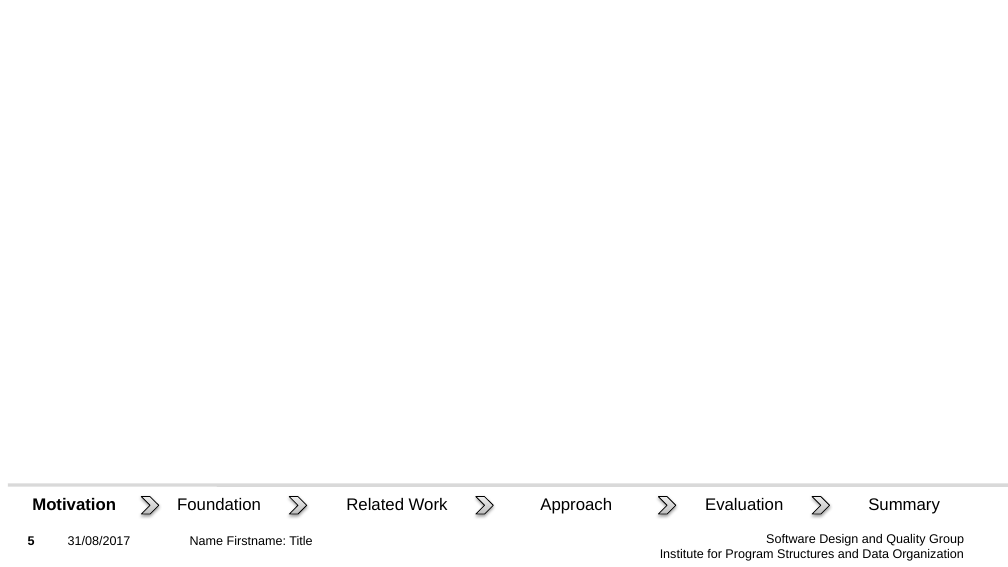
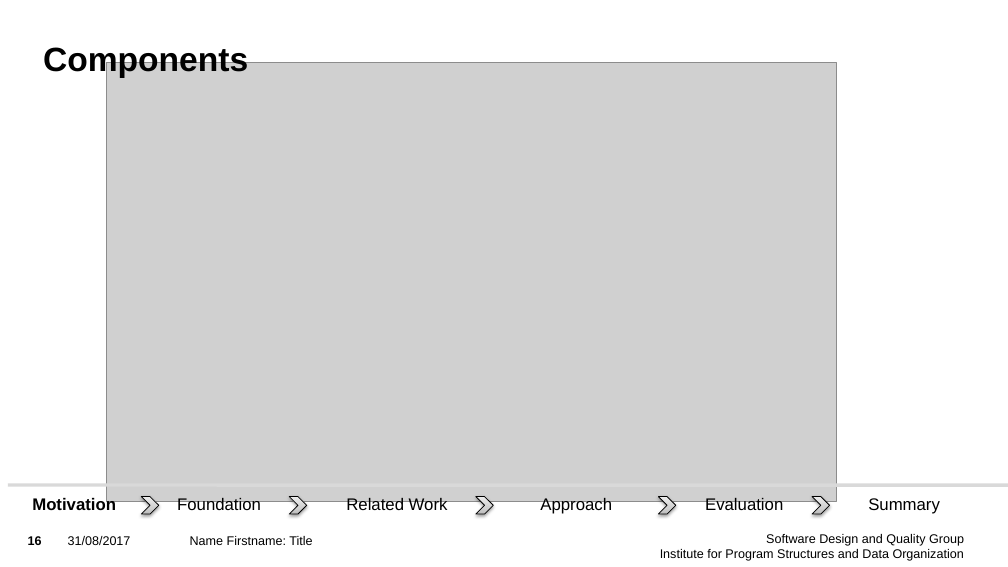
Before and after one commit to Benkler/PraktikumWerzeugeAgileModellierung, a slide deck: slide 16 of Präsentation/SDQ_Presentation_Template_16_9.pptx (slide 5 before the commit). Drawn at 1008x567 pixels with LibreOffice and Linux fonts; fonts in the diff are those of the drawing; grey boxes stand for pictures; background and template pictures are left out. Boxes give left, top, right and bottom in pixels: in the first picture for what was removed or moved away, otherwise in the second. Text is boxed around its words. In the diff, an @@ line names an element or a change of style, - is before the commit and + after.

```diff
--- a/Präsentation/SDQ_Presentation_Template_16_9.pptx
+++ b/Präsentation/SDQ_Presentation_Template_16_9.pptx
@@ title added at bbox=[43, 44, 248, 78], 32 pt, text #000000, bold @@
+Components
@@ picture added at bbox=[107, 62, 836, 501] @@
@@ page number at bbox=[28, 536, 42, 545]: text changed @@
-5
+16
```
Also in this commit, not shown: 11 other slides changed, 13 slides added, 7 other files.
